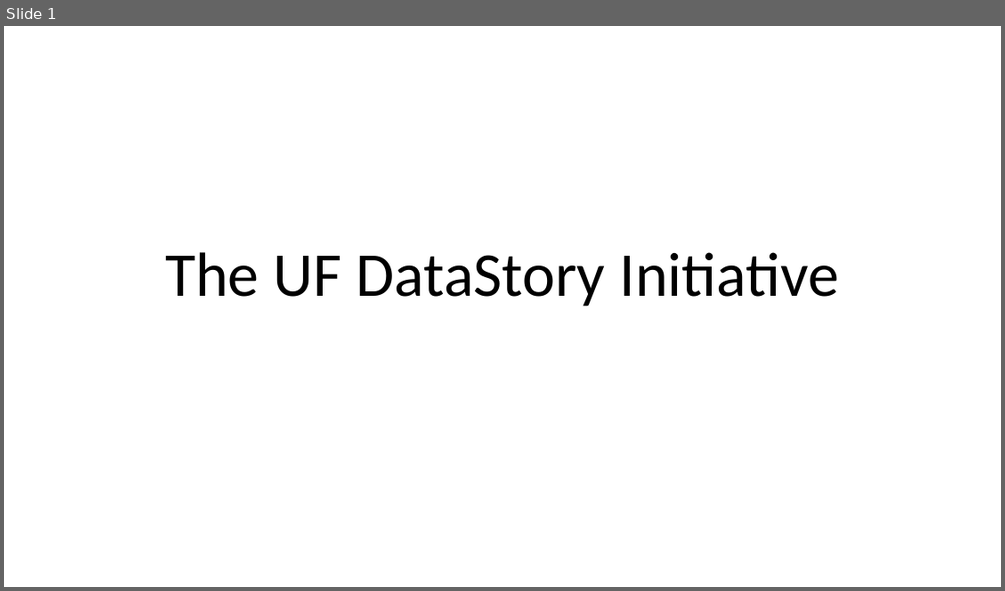
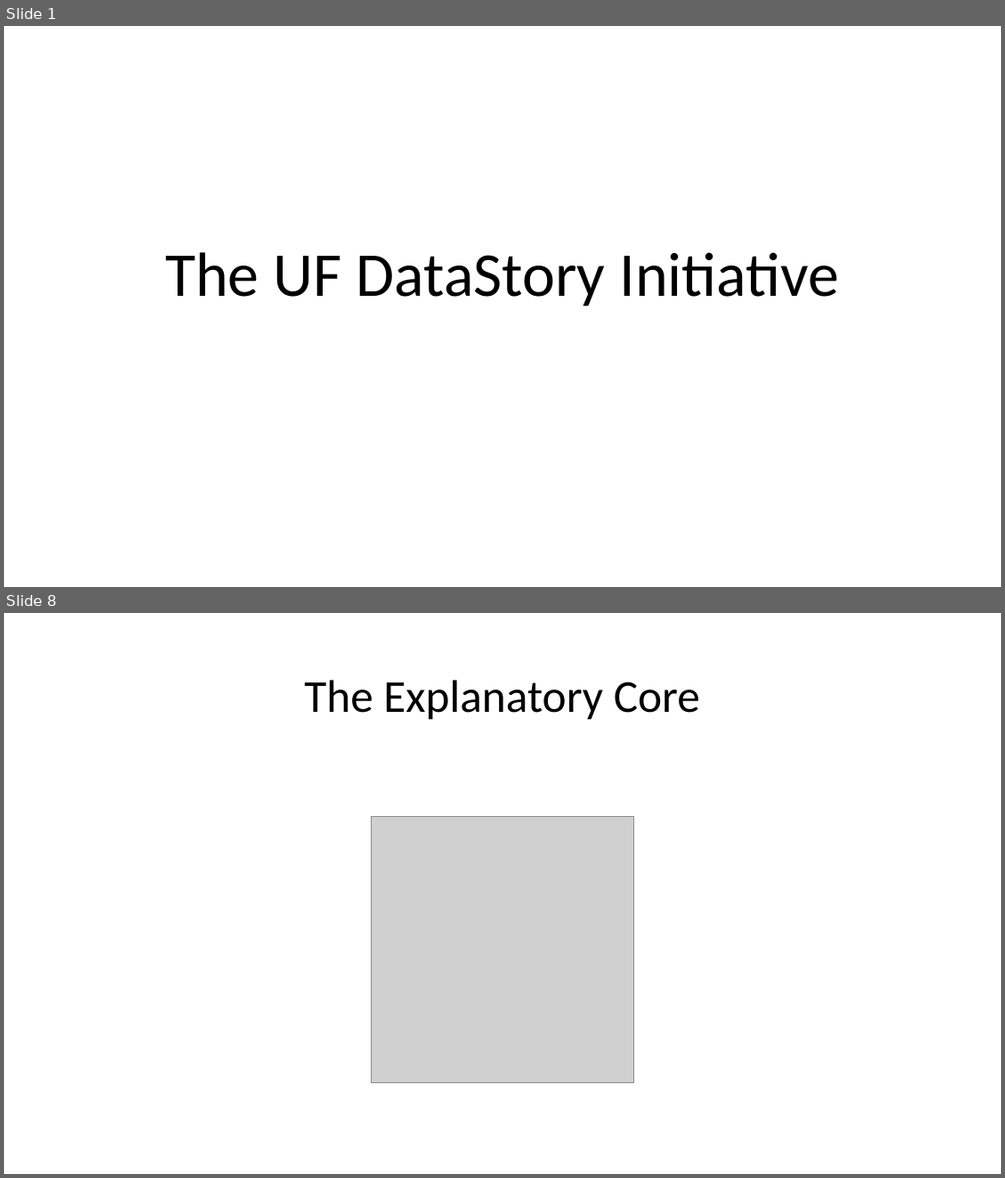
Before and after one commit to mydatastory-dev/projects, a slide deck: _ctsi/ctsi_presentation.pptx. Shown one above the other, each under a label of ours: slide 1 before the commit, slides 1 and 8 after it; the slides between them are not shown. The pictures are 1005x591 and 1005x1178 pixels, drawn with LibreOffice and Linux fonts; fonts in the diff are those of the drawing; grey boxes stand for pictures. Boxes give left, top, right and bottom in pixels: in the first picture for what was removed or moved away, otherwise in the second. Text is boxed around its words. In the diff, an @@ line names an element or a change of style, - is before the commit and + after.

```diff
--- a/_ctsi/ctsi_presentation.pptx
+++ b/_ctsi/ctsi_presentation.pptx
@@ slide 8 added at bbox=[4, 613, 1001, 1174], background #FFFFFF @@
@@ title added at bbox=[304, 680, 700, 720], 44 pt, text #000000 @@
+The Explanatory Core
@@ picture added at bbox=[372, 816, 634, 1083] @@
```
Also in this commit, not shown: 4 slides changed, 2 other slides added, 2 slides removed.
